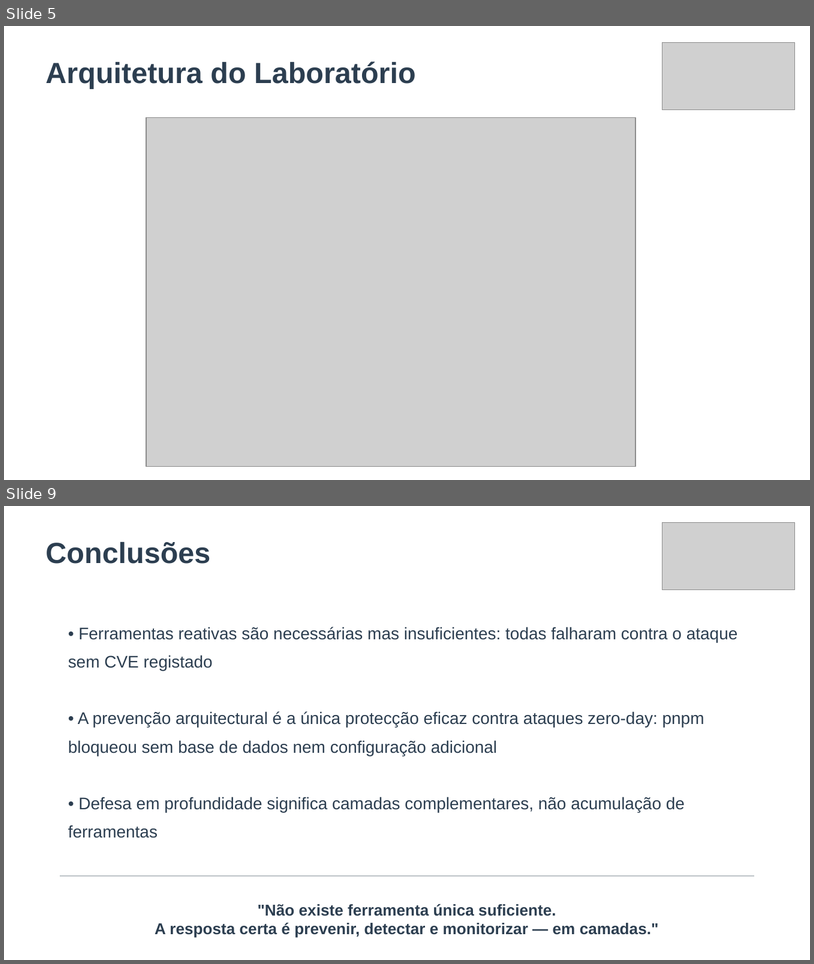
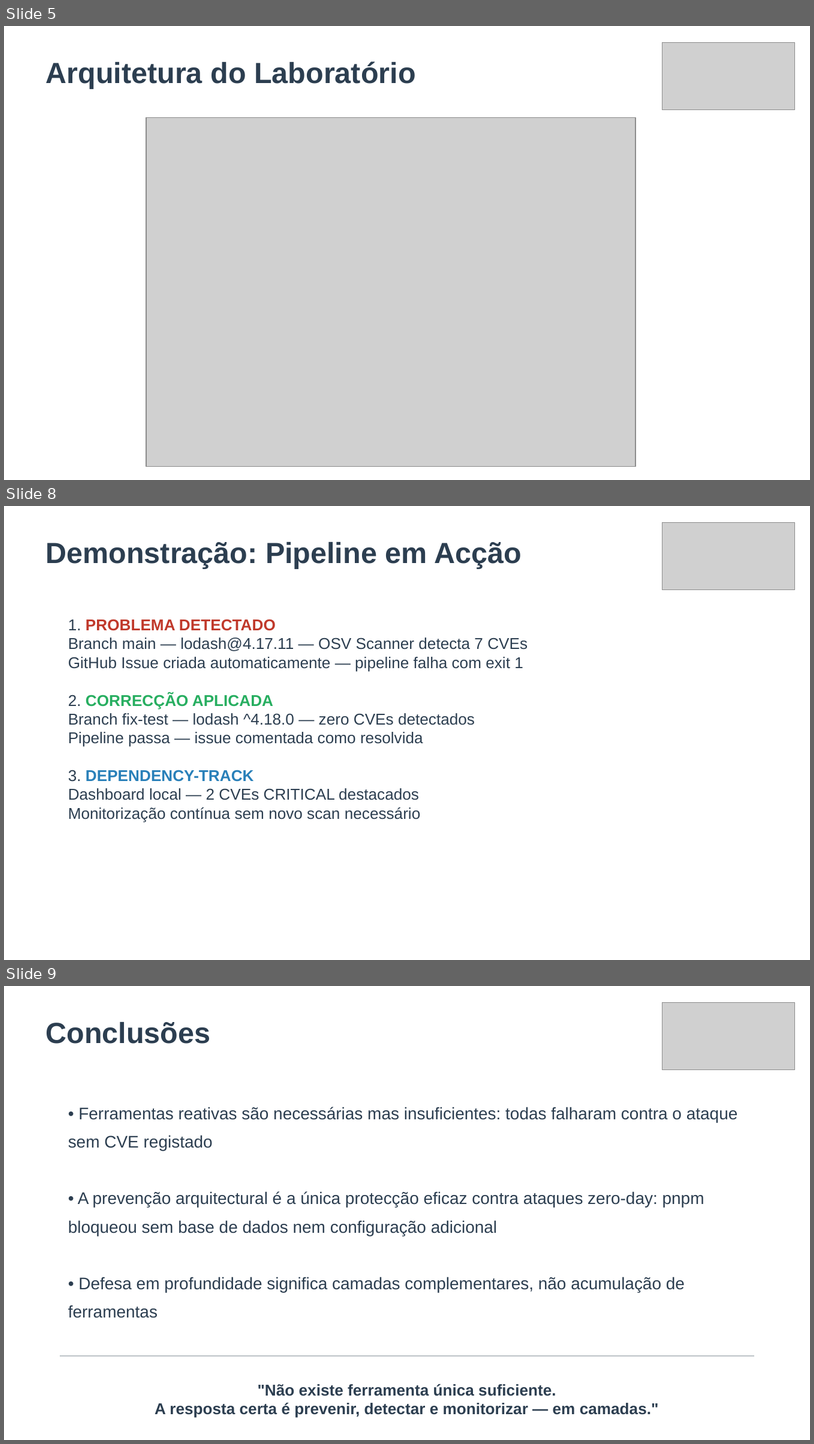
Before and after one commit to srbno/lab-iscte-dss, a slide deck: Gestão Segura de Dependências de Software.pptx. Shown one above the other, each under a label of ours: slides 5 and 9 before the commit, slides 5, 8 and 9 after it; the slides between them are not shown. The pictures are 814x964 and 814x1444 pixels, drawn with LibreOffice and Linux fonts; fonts in the diff are those of the drawing; grey boxes stand for pictures. Boxes give left, top, right and bottom in pixels: in the first picture for what was removed or moved away, otherwise in the second. Text is boxed around its words. In the diff, an @@ line names an element or a change of style, - is before the commit and + after.

```diff
--- a/Gestão Segura de Dependências de Software.pptx
+++ b/Gestão Segura de Dependências de Software.pptx
@@ slide 8 added at (x1=4, y1=506, x2=810, y2=960), background #FFFFFF @@
@@ picture added at (x1=663, y1=523, x2=796, y2=590) @@
@@ text added at (x1=45, y1=542, x2=522, y2=569), 26 pt, text #2C3E50, bold @@
+Demonstração: Pipeline em Acção
@@ text added at (x1=68, y1=619, x2=528, y2=822), 14 pt, text #2C3E50 @@
+1. PROBLEMA DETECTADO
+Branch main — lodash@4.17.11 — OSV Scanner detecta 7 CVEs
+GitHub Issue criada automaticamente — pipeline falha com exit 1
+2. CORRECÇÃO APLICADA
+Branch fix-test — lodash ^4.18.0 — zero CVEs detectados
+Pipeline passa — issue comentada como resolvida
+3. DEPENDENCY-TRACK
+Dashboard local — 2 CVEs CRITICAL destacados
+Monitorização contínua sem novo scan necessário
```
Also in this commit, not shown: 4 slides changed, 1 slide removed.
